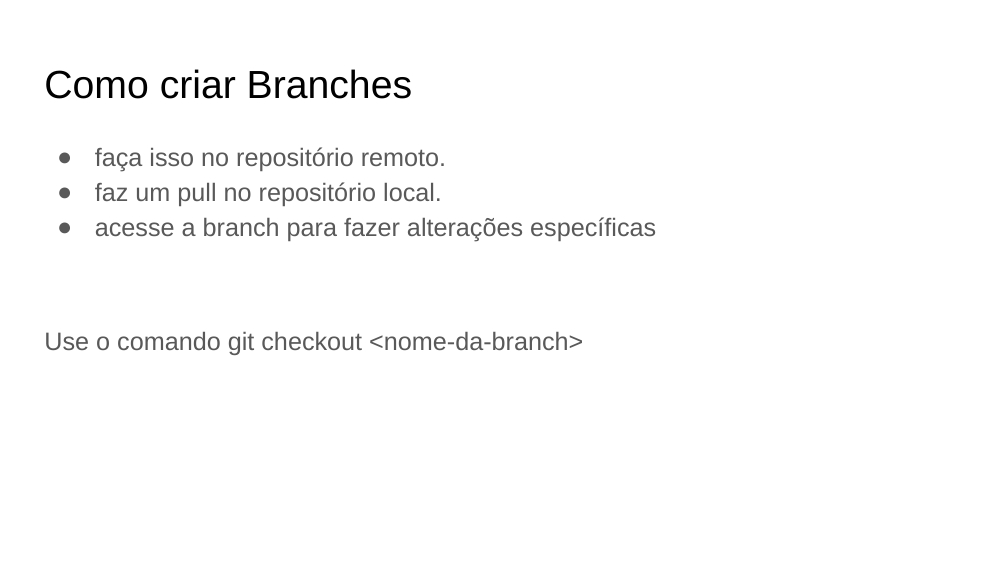
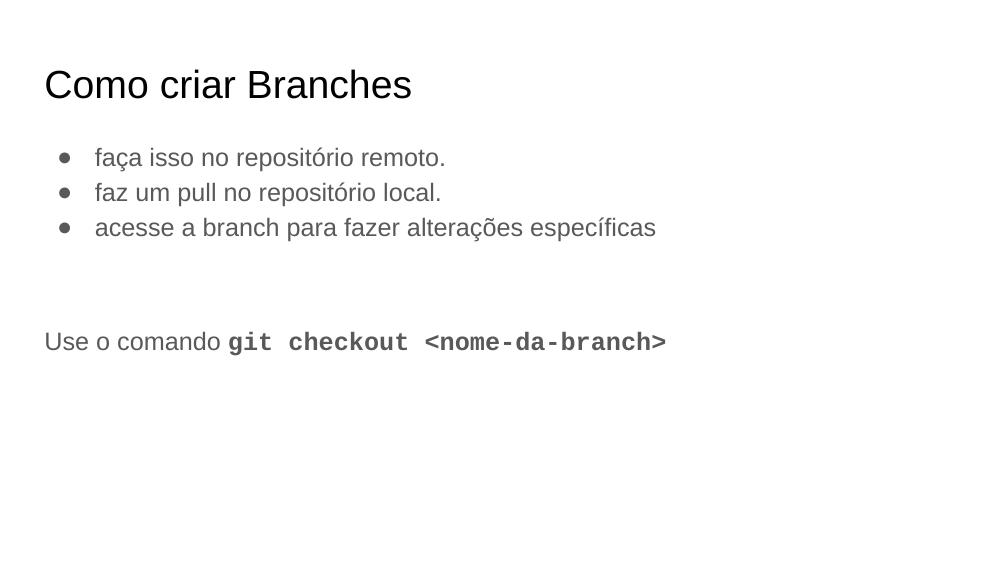
Before and after one commit to luanlipperthoffmann/ULBRA, a slide deck: slide 8 of A.D.S/2020-01/IAC/Aula05_Git pull merge branch.pptx (slide 7 before the commit). Drawn at 1008x567 pixels with LibreOffice and Linux fonts; fonts in the diff are those of the drawing. Boxes give left, top, right and bottom in pixels: in the first picture for what was removed or moved away, otherwise in the second. Text is boxed around its words. In the diff, an @@ line names an element or a change of style, - is before the commit and + after.

```diff
--- a/A.D.S/2020-01/IAC/Aula05_Git pull merge branch.pptx
+++ b/A.D.S/2020-01/IAC/Aula05_Git pull merge branch.pptx
@@ text at <box>44,331,667,356</box>: font Arial to Courier New, bold on in "git checkout <nome-da-branch>" @@
```
Also in this commit, not shown: 1 other slide changed, 1 slide added.
